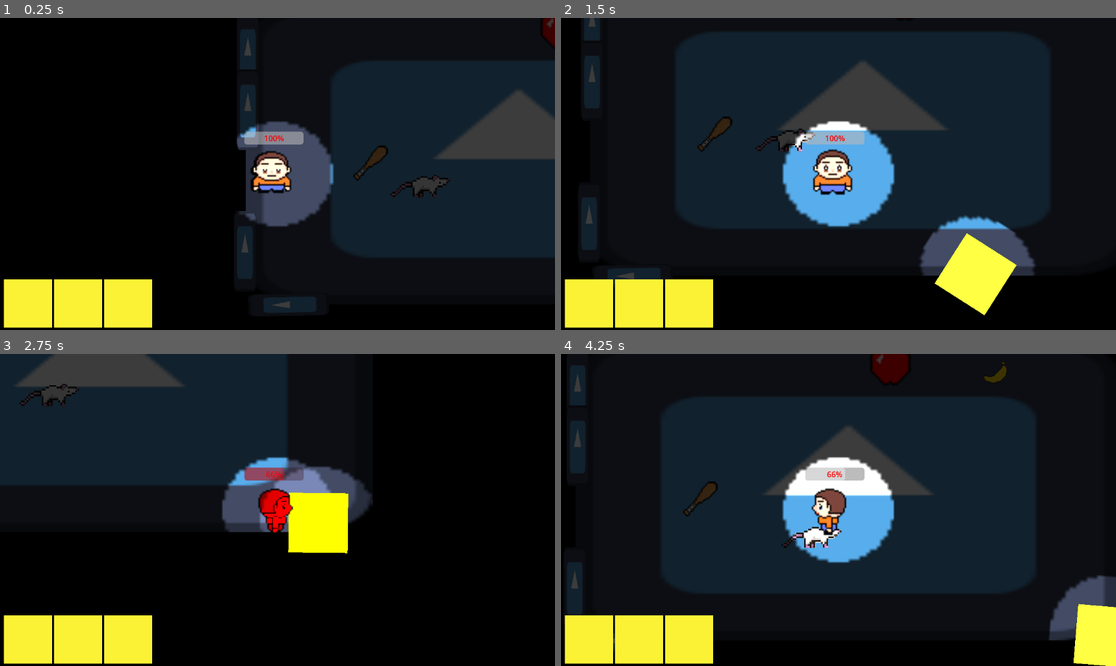
Above: before the commit, frames 1-4 (two rows, left to right).
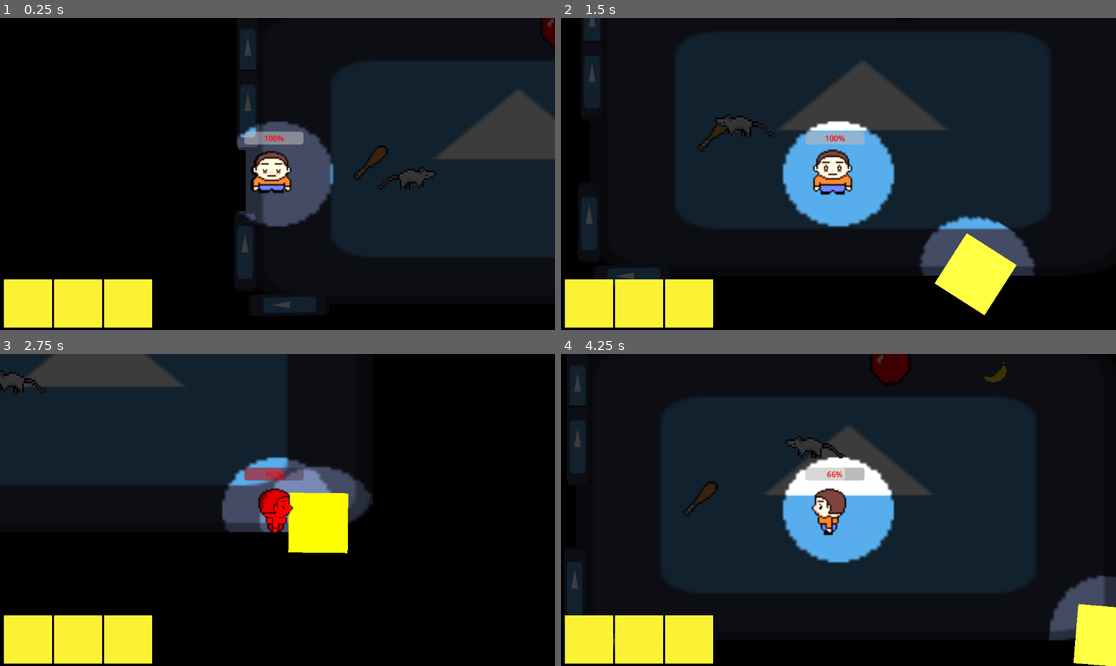
Above: after the commit, the same moments.

Repository: bryanmejiapalma/The-Matrix-Studio
Game: Godot game, scene res://game.tscn
Same seed, same stepped clock (60 frames per second), same inputs: the game is played once before the commit and once after it. The engine's default icon, where the game draws it, is replaced by a stand-in: a white triangle on a blue panel in a dark square.
Inputs (mouse positions are in pixels of both pictures, inside the frame that each line leads up to):
- Up to frame 1 (0.25 s): no input
- Up to frame 2 (1.5 s): move the mouse to (960, 158) at 0.52 s; hold D (ui_right) 0.53-1.28 s; hold Shift (boost) 0.53-1.28 s; click (960, 158) at 0.67 s; move the mouse to (727, 189) at 1.27 s; hold S (ui_down) from 1.28 s (still down); tap E (interact) at 1.35 s
- Up to frame 3 (2.75 s): move the mouse to (333, 441) at 2.02 s; release S (ui_down) at 2.03 s; hold D (ui_right) from 2.03 s (still down); hold Shift (boost) from 2.03 s (still down)
- Up to frame 4 (4.25 s): move the mouse to (810, 572) at 2.77 s; release D (ui_right) at 2.78 s; release Shift (boost) at 2.78 s; hold W (ui_up) 2.78-3.53 s; tap E (interact) at 2.85 s; click (810, 572) at 2.92 s; move the mouse to (1005, 556) at 3.52 s; hold A (ui_left) from 3.53 s (still down); hold Shift (boost) from 3.53 s (still down)

The runs differ from the first frame. In frame 1, 0.5% of the frame differs, in the area x 67-82%, y 47-58%; in frame 2, 0.6%; in frame 3, 0.5%; in frame 4, 0.7%, in the area x 39-52%, y 26-63%.

Commit message:
added something in groups from player for the raton to run away from the player

Diff:
--- a/Player.tscn
+++ b/Player.tscn
@@ -132,7 +132,7 @@
 "speed": 5.0
 }]
 
-[node name="Player" type="CharacterBody2D"]
+[node name="Player" type="CharacterBody2D" groups=["player"]]
 z_index = 1
 position = Vector2(124, 89)
 script = ExtResource("1_kpjcp")
--- a/raton.gd
+++ b/raton.gd
@@ -1,36 +1,69 @@
 extends CharacterBody2D
 
-@export var speed = 50
+@export var walk_speed = 50
+@export var run_speed = 120
+@export var detection_range = 150 # How close the player gets before the rat runs
 
 var direction = Vector2.ZERO
 var change_time = 0
+var is_panicked = false
+
+@onready var sprite = $Sprite2D
+@onready var ray = $RayCast2D
+
+# To find the player easily
+var player = null
 
 func _ready():
 	randomize()
 	pick_direction()
+	# Find the player in the scene
+	player = get_tree().get_first_node_in_group("player")
 
 func _process(delta):
+	if not player:
+		# Try to find player again if not found at start
+		player = get_tree().get_first_node_in_group("player")
+		return
+
+	# --- DETECTION LOGIC ---
+	var distance_to_player = global_position.distance_to(player.global_position)
+
+	if distance_to_player < detection_range:
+		run_away_from_player()
+	else:
+		wander_logic(delta)
+
+	# --- VISUALS ---
+	if direction.x > 0:
+		sprite.flip_h = true # Face Right
+	elif direction.x < 0:
+		sprite.flip_h = false # Face Left
+
+	velocity = direction * (run_speed if is_panicked else walk_speed)
+	move_and_slide()
+
+func wander_logic(delta):
+	is_panicked = false
 	change_time -= delta
 
-	# Rotar el raycast hacia donde va el ratón
+	# Update Raycast to look for walls
 	if direction != Vector2.ZERO:
-		$RayCast2D.target_position = direction * 20
+		ray.target_position = direction * 20
 
-	# Si detecta pared → cambia dirección
-	if $RayCast2D.is_colliding():
+	if ray.is_colliding() or change_time <= 0:
 		pick_direction()
 
-	# Cambiar dirección cada cierto tiempo
-	if change_time <= 0:
-		pick_direction()
+func run_away_from_player():
+	is_panicked = true
+	# Calculate direction AWAY from player
+	# (Rat Position - Player Position) gives a vector pointing away
+	direction = (global_position - player.global_position).normalized()
 
-	velocity = direction * speed
-	move_and_slide()
+	# If the rat hits a wall while running, try to slide along it
+	if ray.is_colliding():
+		pick_direction() # Pick a new random direction to avoid getting stuck
 
 func pick_direction():
-	direction = Vector2(
-		randf_range(-1, 1),
-		randf_range(-1, 1)
-	).normalized()
-
-	change_time = randf_range(1, 3)
+	direction = Vector2(randf_range(-1, 1), randf_range(-1, 1)).normalized()
+	change_time = randf_range(1, 4)
--- a/raton.tscn
+++ b/raton.tscn
@@ -5,6 +5,8 @@
 
 [node name="Raton" type="CharacterBody2D"]
 script = ExtResource("1_115ut")
+walk_speed = 100
+detection_range = 600
 
 [node name="Sprite2D" type="Sprite2D" parent="."]
 position = Vector2(537.5, 344.75)
